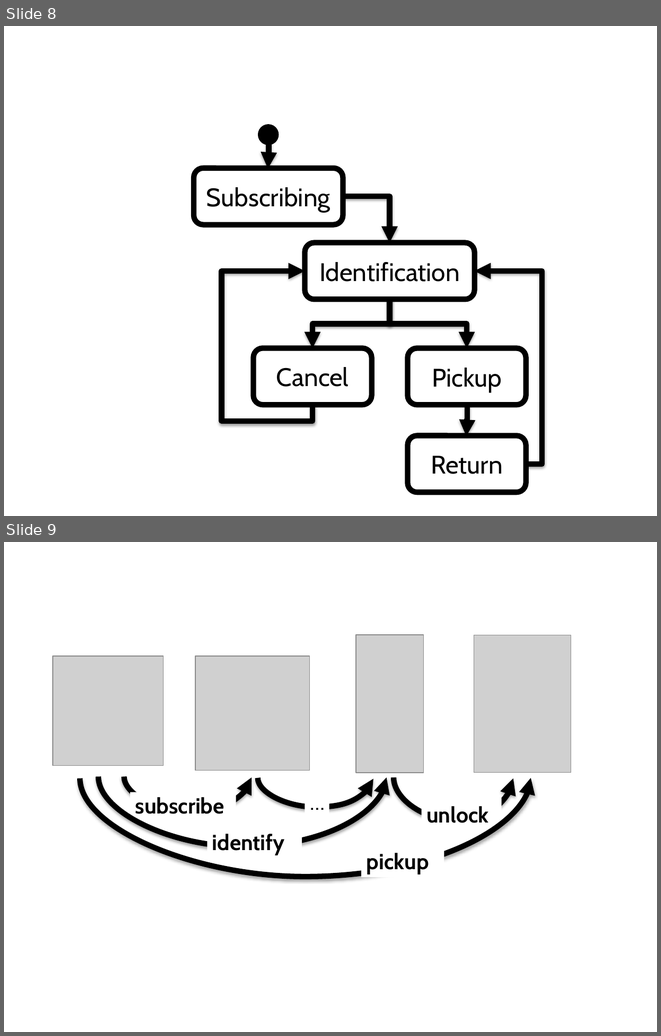
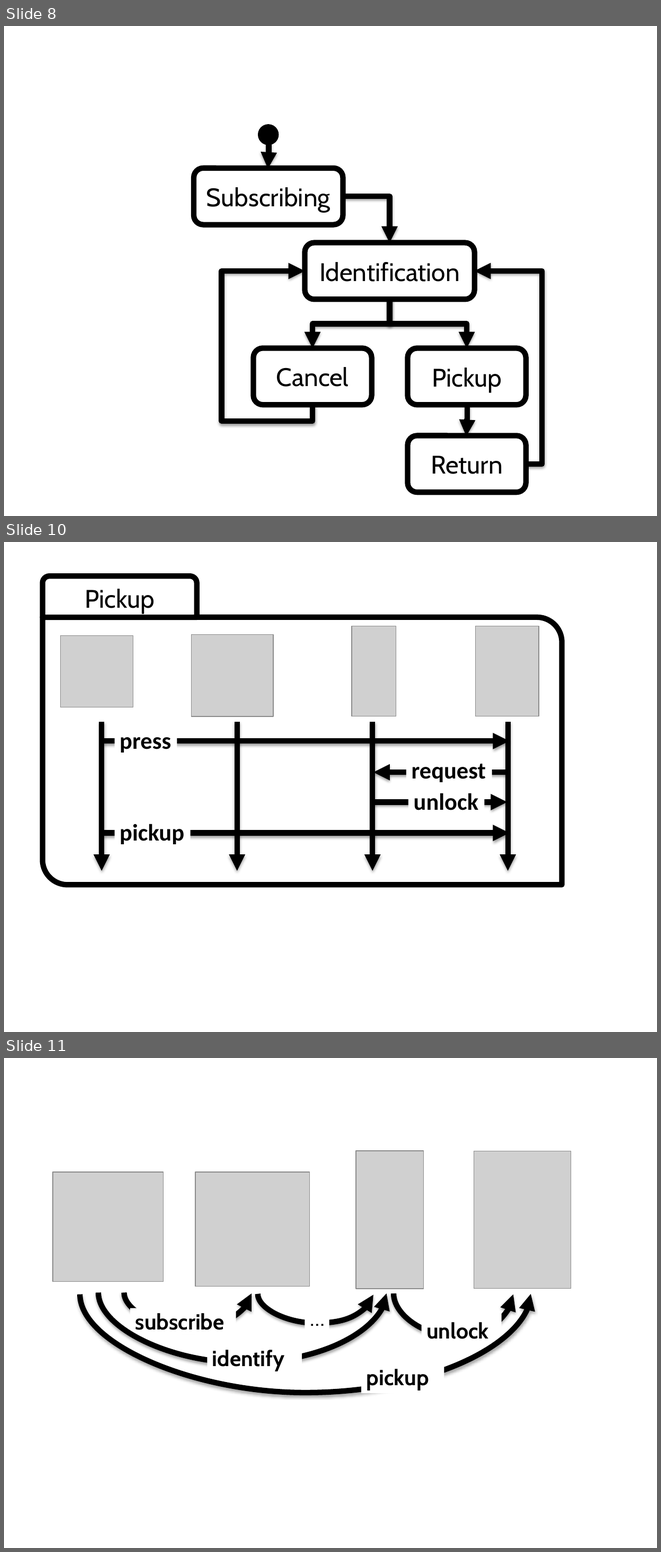
Before and after one commit to blambeau/phd, a slide deck: public-defense/images.pptx. Shown one above the other, each under a label of ours: slides 8 and 9 before the commit, slides 8, 10 and 11 after it; the slides between them are not shown. The pictures are 661x1036 and 661x1552 pixels, drawn with LibreOffice and Linux fonts; fonts in the diff are those of the drawing; grey boxes stand for pictures. Boxes give left, top, right and bottom in pixels: in the first picture for what was removed or moved away, otherwise in the second. Text is boxed around its words. In the diff, an @@ line names an element or a change of style, - is before the commit and + after.

```diff
--- a/public-defense/images.pptx
+++ b/public-defense/images.pptx
@@ slide 10 added at box(4, 542, 657, 1032), background #FFFFFF @@
@@ group added at box(43, 576, 562, 884): 8 arrows, 4 texts, 4 pictures, 1 round diag rect, 1 round same rect @@
+Pickup
+unlock
+pickup
+press
+request
@@ what was slide 9 is now slide 11 @@
```
Also in this commit, not shown: 1 other slide added, 18 other files.
